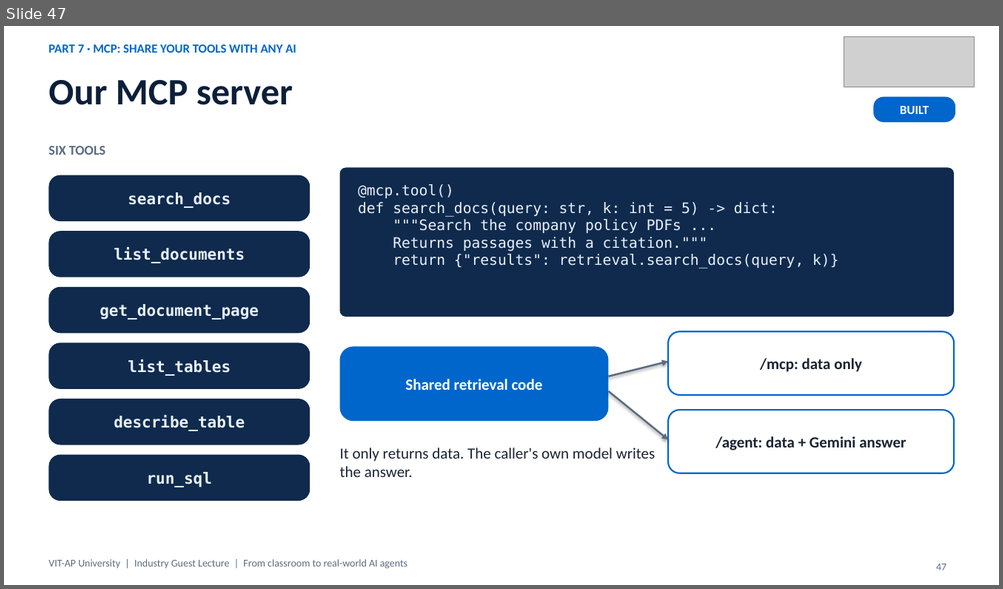
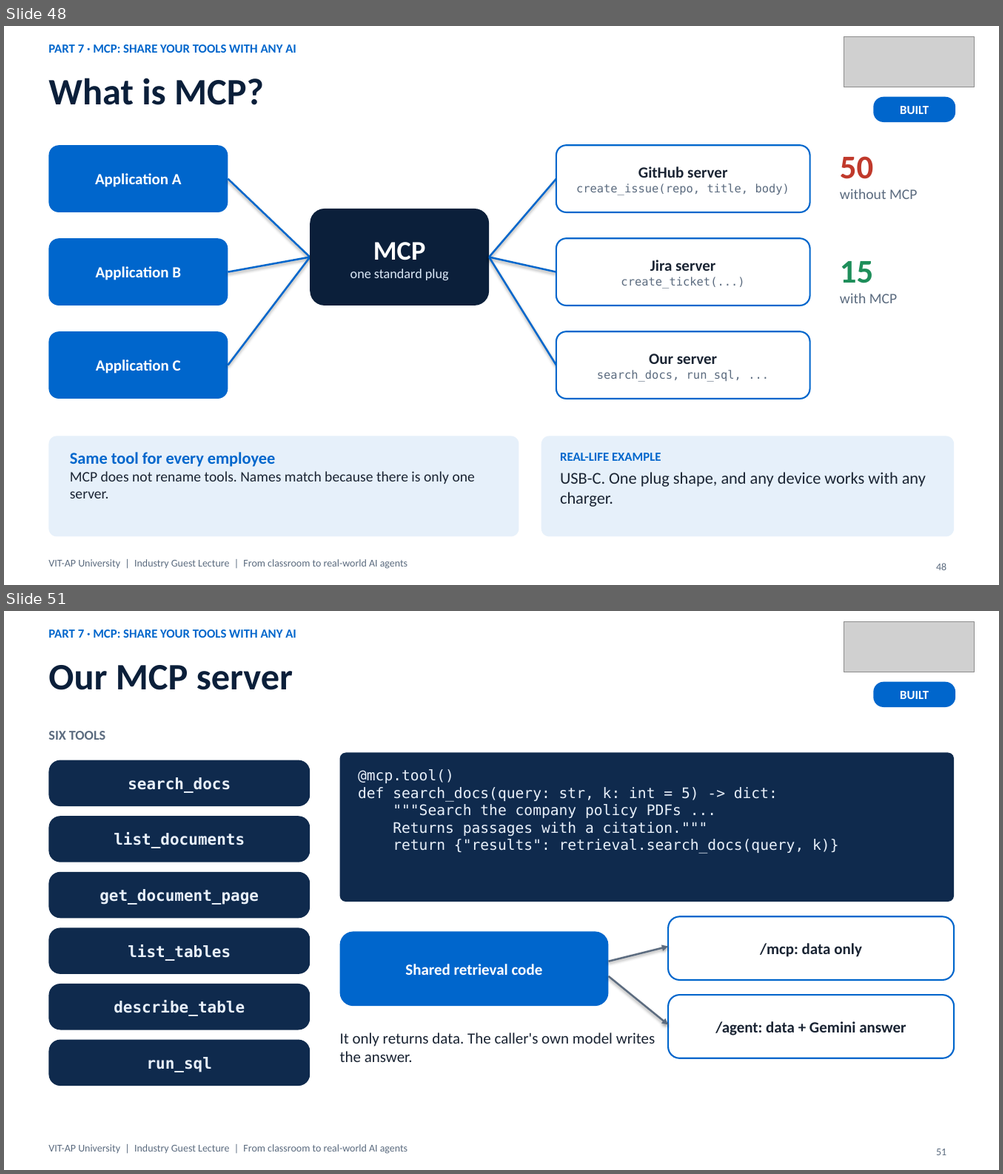
Before and after one commit to nareshroyalc/Demo, a slide deck: deck/VIT-AP_AI_Webinar.pptx. Shown one above the other, each under a label of ours: slide 47 before the commit, slides 48 and 51 after it; the slides between them are not shown. The pictures are 1003x589 and 1003x1174 pixels, drawn with LibreOffice and Linux fonts; fonts in the diff are those of the drawing; grey boxes stand for pictures. Boxes give left, top, right and bottom in pixels: in the first picture for what was removed or moved away, otherwise in the second. Text is boxed around its words. In the diff, an @@ line names an element or a change of style, - is before the commit and + after.

Commit message:
Deck: Part 7 explains protocol, why, MCP, client and server, then our server (70 slides)

```diff
--- a/deck/VIT-AP_AI_Webinar.pptx
+++ b/deck/VIT-AP_AI_Webinar.pptx
@@ slide 48 added at box(4, 26, 999, 585), background #FFFFFF @@
@@ text added at box(48, 44, 296, 53), 12 pt, text #0066CC, bold @@
+PART 7 · MCP: SHARE YOUR TOOLS WITH ANY AI
@@ picture added at box(843, 36, 974, 87) @@
@@ title added at box(48, 78, 264, 105), 36 pt, text #0B1F3A, bold @@
+What is MCP?
@@ rounded rectangle added at box(874, 97, 956, 122), fill #0066CC, 12 pt, text #FFFFFF, bold @@
+BUILT
@@ rounded rectangle added at box(48, 145, 227, 212), fill #0066CC, 15 pt, text #FFFFFF, bold @@
+Application A
@@ rounded rectangle added at box(556, 145, 810, 212), fill #FFFFFF, outline #0066CC 1.5 pt, 11 pt, text #5B6B7F @@
+GitHub server
+create_issue(repo, title, body)
@@ text added at box(839, 156, 916, 199), 14 pt, text #5B6B7F @@
+50
+without MCP
@@ line added from (227, 179) to (310, 258), #0066CC 1.75 pt @@
@@ line added from (489, 258) to (556, 179), #0066CC 1.75 pt @@
@@ rounded rectangle added at box(310, 209, 489, 306), fill #0B1F3A, 13 pt, text #DCE9F8 @@
+MCP
+one standard plug
@@ rounded rectangle added at box(48, 238, 227, 306), fill #0066CC, 15 pt, text #FFFFFF, bold @@
+Application B
@@ rounded rectangle added at box(556, 238, 810, 306), fill #FFFFFF, outline #0066CC 1.5 pt, 11 pt, text #5B6B7F @@
+Jira server
+create_ticket(...)
@@ line added from (227, 272) to (310, 258), #0066CC 1.75 pt @@
@@ line added from (227, 366) to (310, 258), #0066CC 1.75 pt @@
@@ line added from (489, 258) to (556, 272), #0066CC 1.75 pt @@
@@ line added from (489, 258) to (556, 366), #0066CC 1.75 pt @@
@@ text added at box(839, 261, 896, 304), 14 pt, text #5B6B7F @@
+15
+with MCP
@@ rounded rectangle added at box(48, 332, 227, 399), fill #0066CC, 15 pt, text #FFFFFF, bold @@
+Application C
@@ rounded rectangle added at box(556, 332, 810, 399), fill #FFFFFF, outline #0066CC 1.5 pt, 11 pt, text #5B6B7F @@
+Our server
+search_docs, run_sql, ...
@@ rounded rectangle added at box(48, 437, 519, 537), fill #E6F0FA, 14 pt, text #1A2433 @@
+Same tool for every employee
+MCP does not rename tools. Names match because there is only one server.
@@ rounded rectangle added at box(541, 437, 954, 537), fill #E6F0FA, 16 pt, text #1A2433 @@
+REAL-LIFE EXAMPLE
+USB-C. One plug shape, and any device works with any charger.
@@ text added at box(48, 560, 407, 569), 10 pt, text #5B6B7F @@
+VIT-AP University | Industry Guest Lecture | From classroom to real-world AI agents
@@ page number added at box(936, 563, 946, 571), 10 pt, text #5B6B7F @@
+48
@@ what was slide 47 is now slide 51 @@
@@ page number at box(936, 1149, 946, 1156): text changed @@
-47
+51
```
Also in this commit, not shown: 1 slide changed, 4 other slides added, 1 slide removed, 3 other files.
